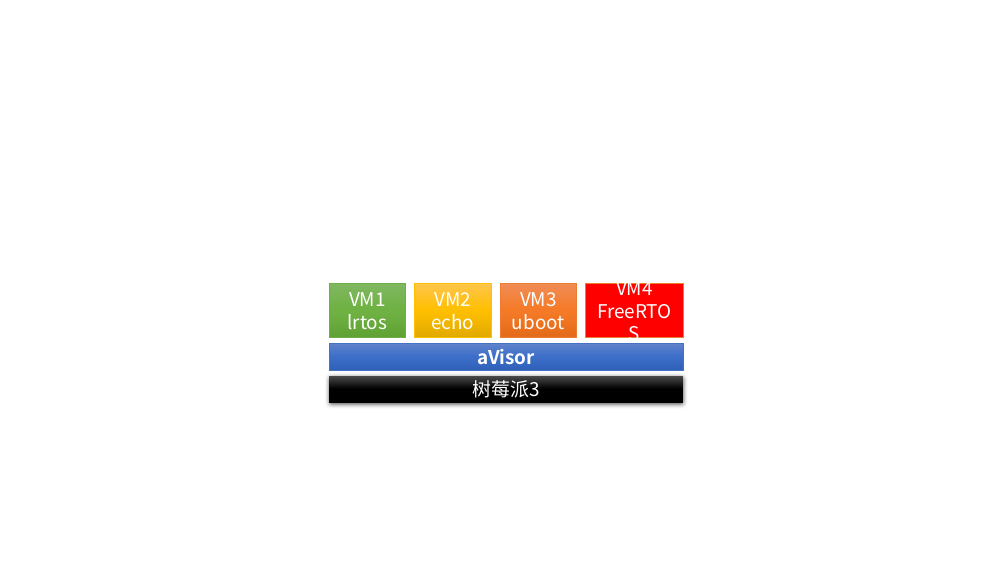
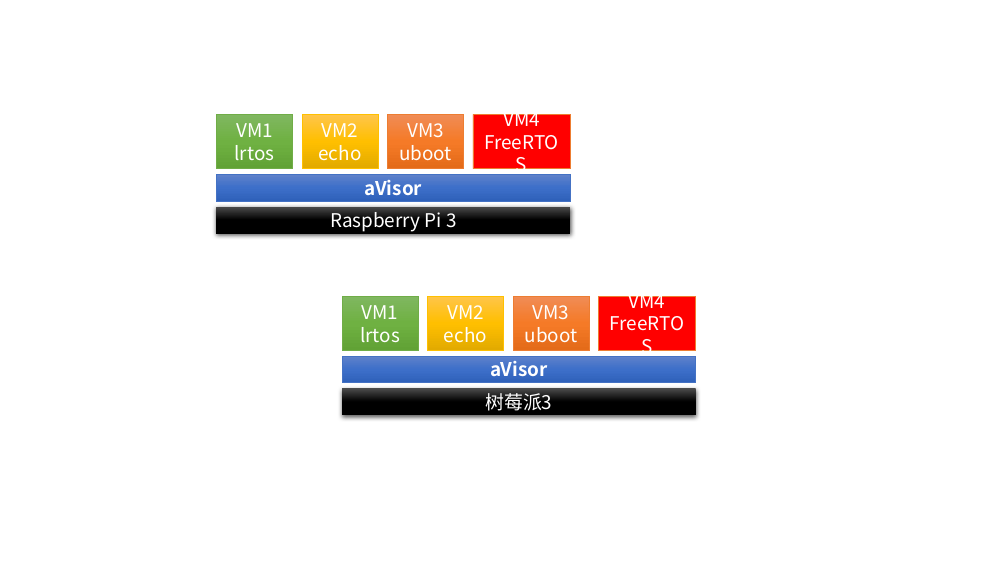
Before and after one commit to calinyara/calinyara.github.io, a slide deck: slide 1 of assets/images/20230225-aVisor/aVisor.pptx. Drawn at 1008x567 pixels with LibreOffice and Linux fonts; fonts in the diff are those of the drawing. Boxes give left, top, right and bottom in pixels: in the first picture for what was removed or moved away, otherwise in the second. Text is boxed around its words. In the diff, an @@ line names an element or a change of style, - is before the commit and + after.

Commit message:
post: add aVisor-en

```diff
--- a/assets/images/20230225-aVisor/aVisor.pptx
+++ b/assets/images/20230225-aVisor/aVisor.pptx
@@ 5 rectangles: place and size @@
-5 rectangles at (330,284,684,371)
+5 rectangles at (216,114,570,202)
@@ rectangle added at (216,207,570,234), fill gradient #4B4B4B to #000000, 18 pt, text #FFFFFF @@
+Raspberry Pi 3
@@ group added at (342,296,696,383): 5 rectangles @@
+aVisor
+VM1
+lrtos
+VM2
+echo
+VM3
+uboot
+VM4
+FreeRTOS
@@ rectangle "树莓派3": place and size @@
-rectangle "树莓派3" at (330,376,684,403)
+rectangle "树莓派3" at (342,389,696,416)
```
Also in this commit, not shown: 5 other files.
